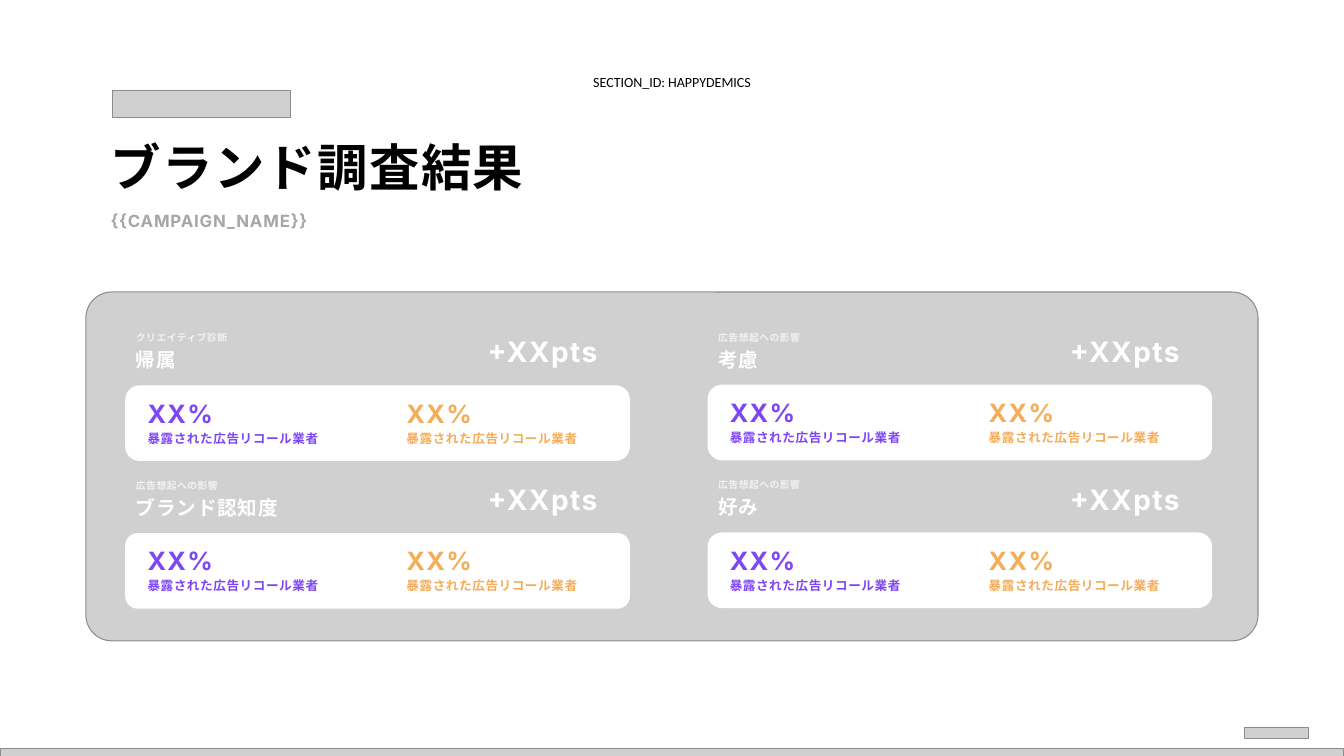
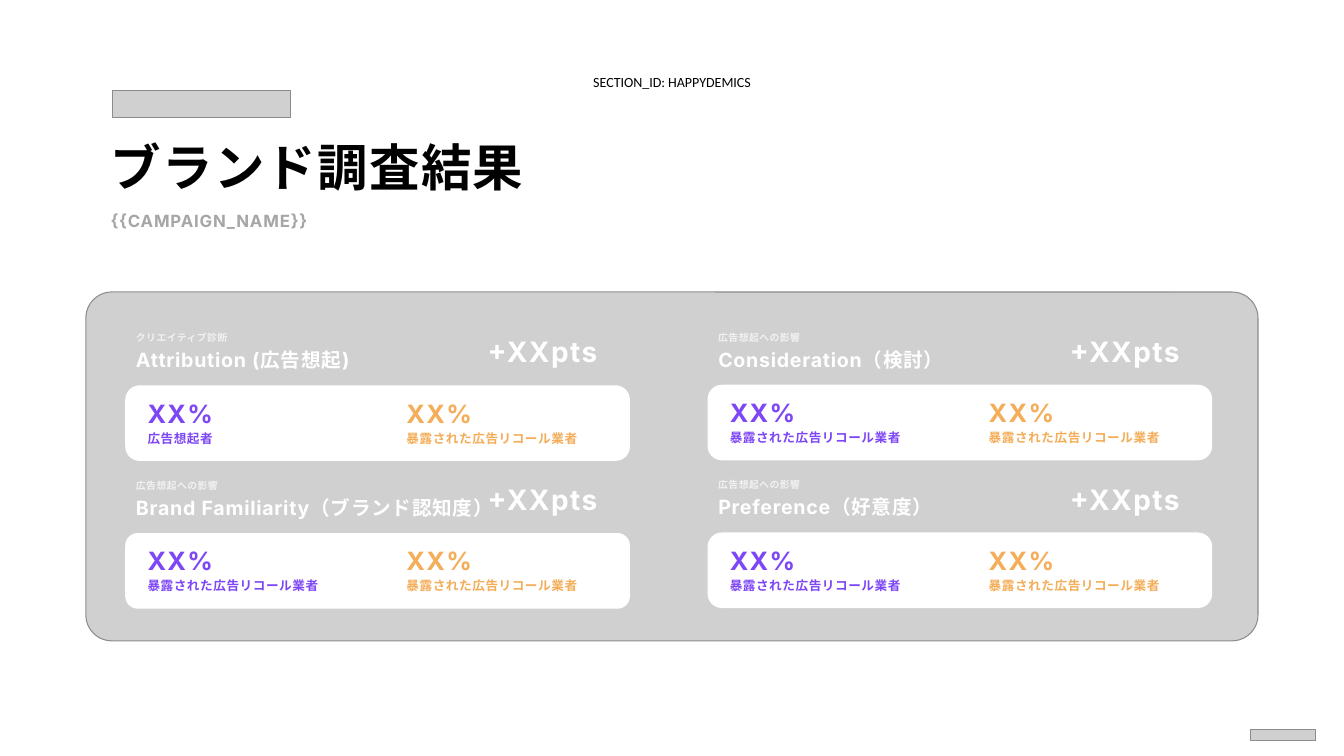
Before and after one commit to Daniel-MOBKOI/pca-automation-api, a slide deck: slide 11 of app/templates/slide_deck_master_ja.pptx. Drawn at 1344x756 pixels with LibreOffice and Linux fonts; fonts in the diff are those of the drawing; grey boxes stand for pictures. Boxes give left, top, right and bottom in pixels: in the first picture for what was removed or moved away, otherwise in the second. Text is boxed around its words. In the diff, an @@ line names an element or a change of style, - is before the commit and + after.

```diff
--- a/app/templates/slide_deck_master_ja.pptx
+++ b/app/templates/slide_deck_master_ja.pptx
@@ text at bbox=[136, 351, 349, 369]: text changed; font Open Sans to Inter @@
-帰属
+Attribution (広告想起)
@@ text at bbox=[718, 351, 943, 368]: text changed; font Open Sans to Inter @@
-考慮
+Consideration（検討）
@@ text at bbox=[148, 432, 213, 444]: text changed @@
-暴露された広告リコール業者
+広告想起者
@@ text at bbox=[136, 499, 493, 519]: text changed; font Open Sans to Inter @@
-ブランド認知度
+Brand Familiarity（ブランド認知度）
@@ text at bbox=[718, 498, 932, 515]: text changed; font Open Sans to Inter @@
-好み
+Preference（好意度）
@@ picture removed at bbox=[0, 749, 1344, 756] @@
@@ picture: place and size @@
-picture at bbox=[1244, 728, 1309, 738]
+picture at bbox=[1251, 730, 1316, 741]
```
Also in this commit, not shown: 13 other slides changed, 6 other files.
